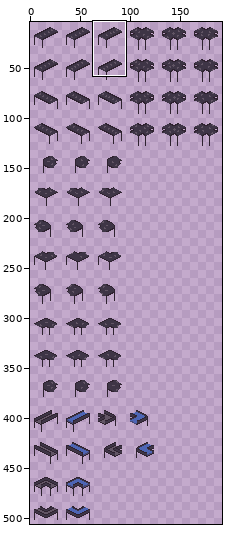
Pixel-art file -- assets/conveyors.aseprite. The picture above shows the old version from afar; the outline marks the close-up.
Close-up. First the earlier version:
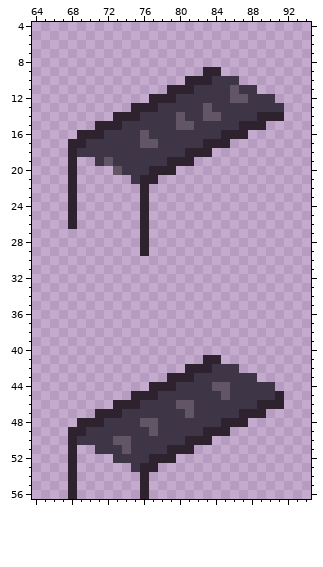
256x512 pixels, 1 frame. Shown: x 64..94, y 4..56. The wide view leaves out empty margins. The commit also changed other parts of the picture, which this record leaves out.
The same view after the edit:
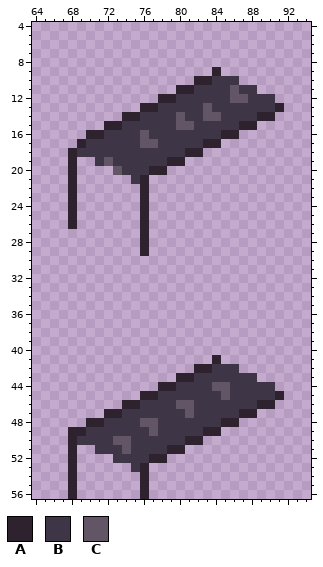
Palette (. is transparent): A #2e222f  B #3e3546  C #625565
The exact change:
Colour B becomes colour A in row 13 at x 91.
Colour A is gone in row 9 at x 83; in row 10 at x 81; in row 11 at x 79; in row 12 at x 77; in row 13 at x 75; in row 14 at x 73 and 91.
Colour A is gone in row 15 at x 71 and 89; in row 16 at x 69 and 87; in row 17 at x 68 and 85; in row 18 at x 83; in row 19 at x 81; in row 20 at x 79.
Colour A is gone in row 21 at x 77; in row 41 at x 83; in row 42 at x 81; in row 43 at x 79; in row 44 at x 77; in row 45 at x 75.
Colour A is gone in row 46 at x 73 and 91; in row 47 at x 71 and 89; in row 48 at x 69 and 87; in row 49 at x 85; in row 50 at x 83; in row 51 at x 81.
Colour A is gone in row 52 at x 79; in row 53 at x 77.
Boxes around the changes in both close-ups, in picture pixels (x1, y1, x2, y2):
changed: (68, 67, 284, 184)
erased: (77, 355, 284, 472)
